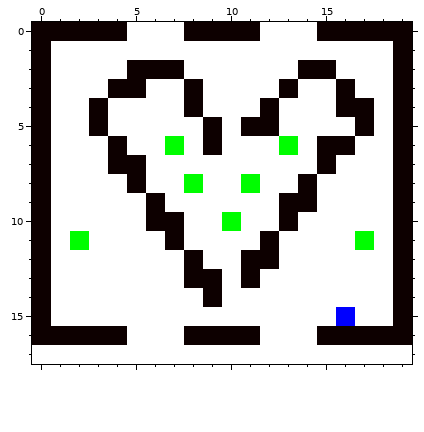
Two versions of one pixel-art sprite, res/lvls/13.png. The first picture shows the starting point.
The file is 20x18 pixels. Colours within 5 levels of each other are drawn and written as one.
After the commit:
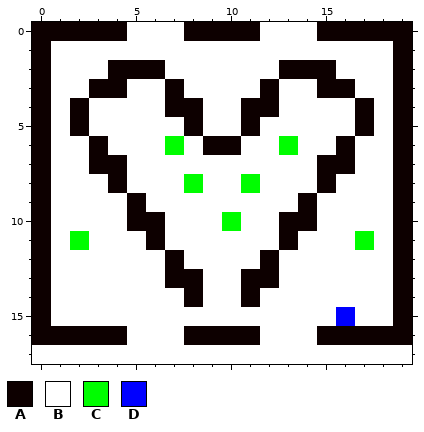
Palette (. is transparent): A #0d0000  B #ffffff  C #00fd00  D #0000ff
Edits made:
@@ x 0..19 @@
  1 ABBBBBBBBBBBBBBBBBBA
- 2 ABBBBAAABBBBBBAABBBA
- 3 ABBBAABBABBBBABBABBA
- 4 ABBABBBBABBBABBBAABA
- 5 ABBABBBBBABAABBBBABA
- 6 ABBBABBCBABBBCBAABBA
- 7 ABBBAABBBBBBBBBABBBA
- 8 ABBBBABBCBBCBBABBBBA
- 9 ABBBBBABBBBBBAABBBBA
-10 ABBBBBAABBCBBABBBBBA
-11 ABCBBBBABBBBABBBBCBA
-12 ABBBBBBBABBAABBBBBBA
-13 ABBBBBBBAABABBBBBBBA
-14 ABBBBBBBBABBBBBBBBBA
+ 2 ABBBAAABBBBBBAAABBBA
+ 3 ABBAABBABBBBABBAABBA
+ 4 ABABBBBAABBAABBBBABA
+ 5 ABABBBBBABBABBBBBABA
+ 6 ABBABBBCBAABBCBBABBA
+ 7 ABBAABBBBBBBBBBAABBA
+ 8 ABBBABBBCBBCBBBABBBA
+ 9 ABBBBABBBBBBBBABBBBA
+10 ABBBBAABBBCBBAABBBBA
+11 ABCBBBABBBBBBABBBCBA
+12 ABBBBBBABBBBABBBBBBA
+13 ABBBBBBAABBAABBBBBBA
+14 ABBBBBBBABBABBBBBBBA
 15 ABBBBBBBBBBBBBBBDBBA
Where, in picture pixels (left, top, right, bottom), the same in both pictures:
changed: (70, 60, 355, 307)
